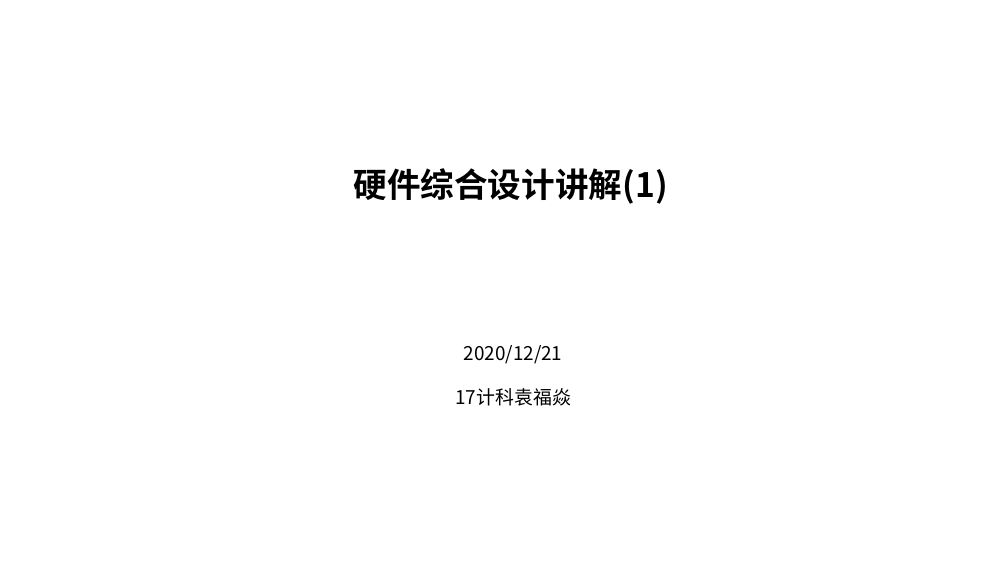
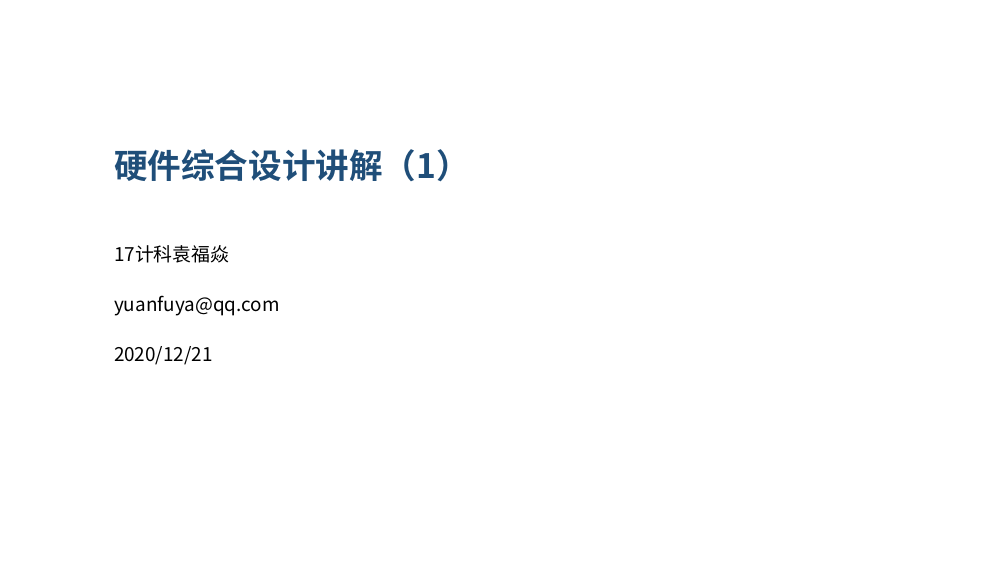
Before and after one commit to y0fy/CO-lab-material-CQU, a slide deck: slide 1 of doc/ppt/2020/硬综讲解1.pptx. Drawn at 1008x567 pixels with LibreOffice and Linux fonts; fonts in the diff are those of the drawing. Boxes give left, top, right and bottom in pixels: in the first picture for what was removed or moved away, otherwise in the second. Text is boxed around its words. In the diff, an @@ line names an element or a change of style, - is before the commit and + after.

```diff
--- a/doc/ppt/2020/硬综讲解1.pptx
+++ b/doc/ppt/2020/硬综讲解1.pptx
@@ text at box(114, 149, 470, 182): text changed; text colour #000000 to #1F4E79 @@
-硬件综合设计讲解(1)
+硬件综合设计讲解（1）
@@ text "17计科袁福焱": place and size @@
-text "17计科袁福焱" at box(455, 388, 570, 406)
+text "17计科袁福焱" at box(114, 245, 229, 263)
@@ text "17计科袁福焱" at box(114, 245, 229, 263): alignment centre to left @@
@@ text added at box(114, 295, 280, 316), 18 pt, text #000000 @@
+yuanfuya@qq.com
@@ text "2020/12/21" at box(114, 346, 213, 365): alignment centre to left @@
@@ text "2020/12/21": place and size @@
-text "2020/12/21" at box(464, 345, 563, 364)
+text "2020/12/21" at box(114, 346, 213, 365)
```
Also in this commit, not shown: 13 other slides changed, 23 slides added, 6 slides removed, 3 other files.
